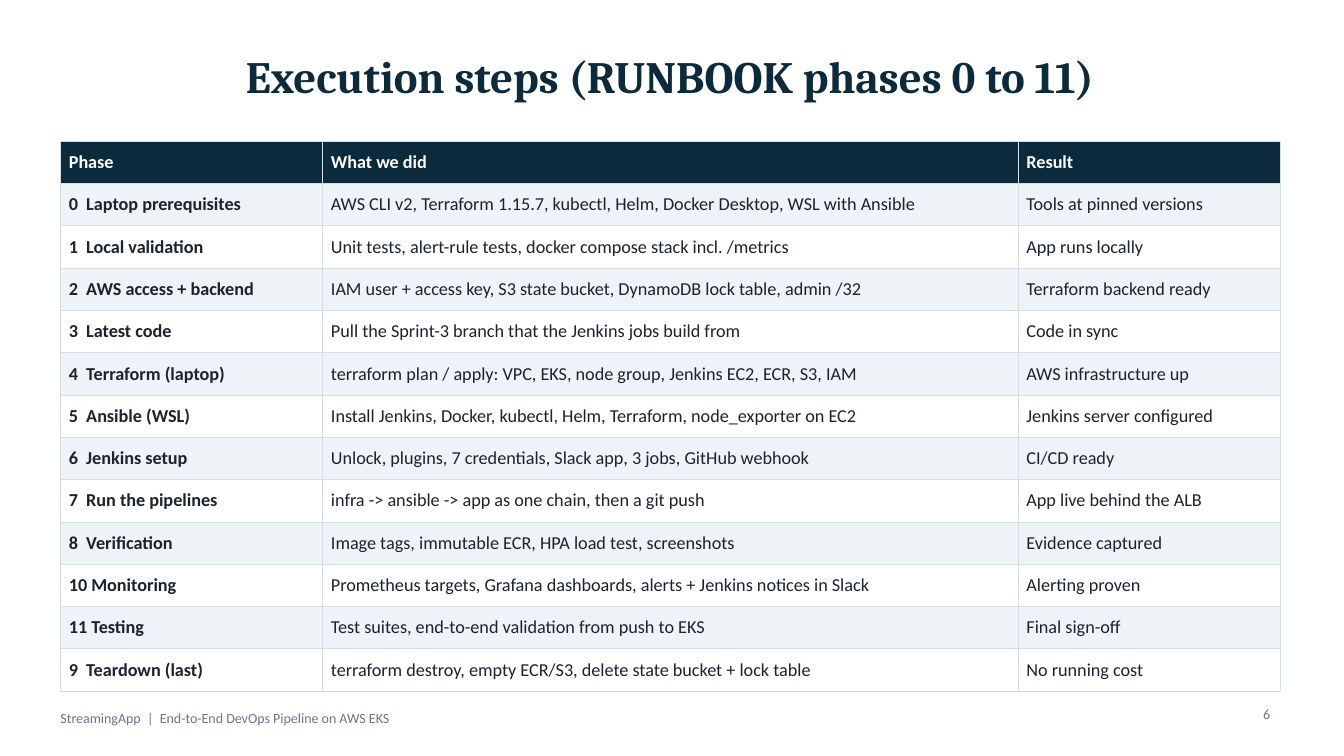
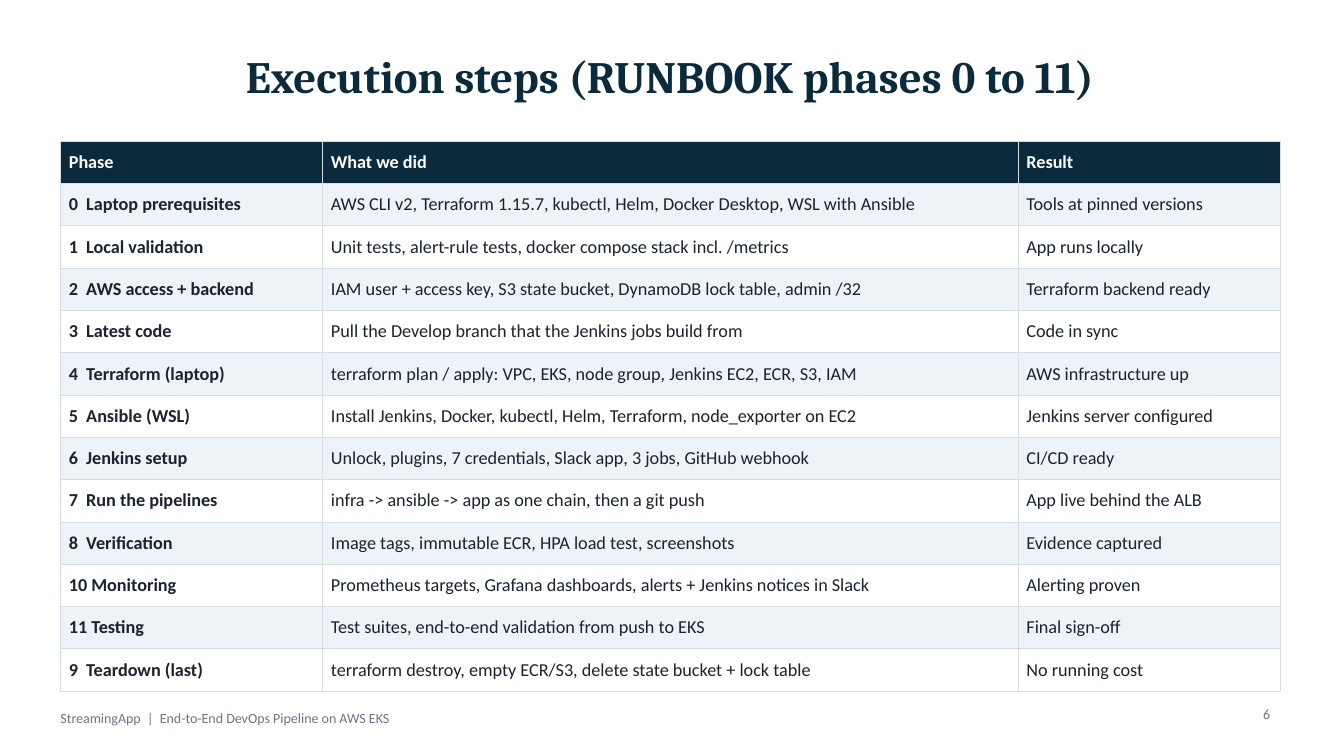
Before and after one commit to ApoorvaD90/StreamingApp, a slide deck: slide 6 of docs/final ppt.pptx. Drawn at 1344x756 pixels with LibreOffice and Linux fonts; fonts in the diff are those of the drawing. Boxes give left, top, right and bottom in pixels: in the first picture for what was removed or moved away, otherwise in the second. Text is boxed around its words. In the diff, an @@ line names an element or a change of style, - is before the commit and + after.

```diff
--- a/docs/final ppt.pptx
+++ b/docs/final ppt.pptx
@@ table at box(60, 141, 1280, 692) @@
-row 5, column 2: Pull the Sprint-3 branch that the Jenkins jobs build from
+row 5, column 2: Pull the Develop branch that the Jenkins jobs build from
```
Also in this commit, not shown: 6 other slides changed, 5 other files.
